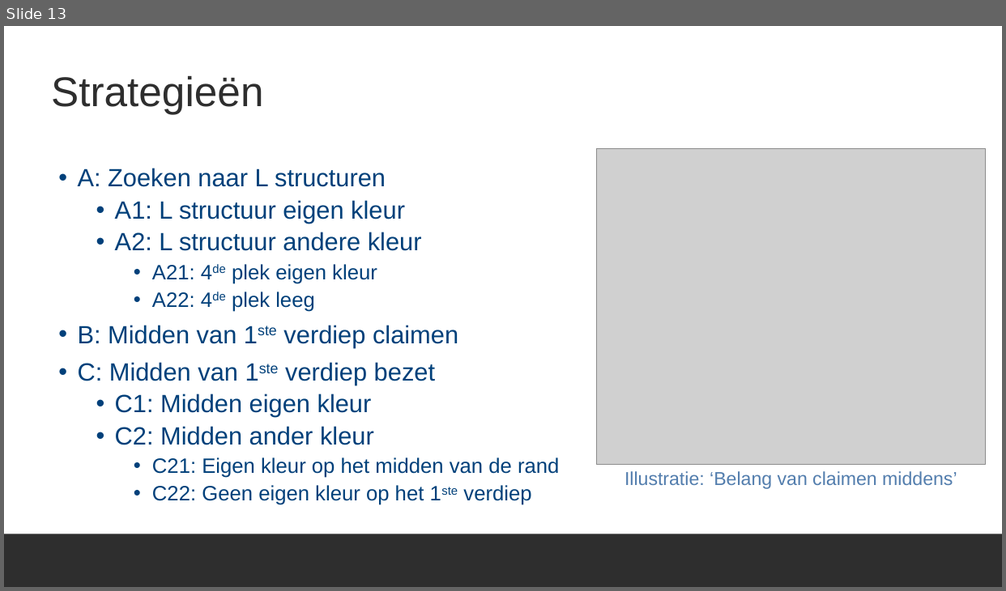
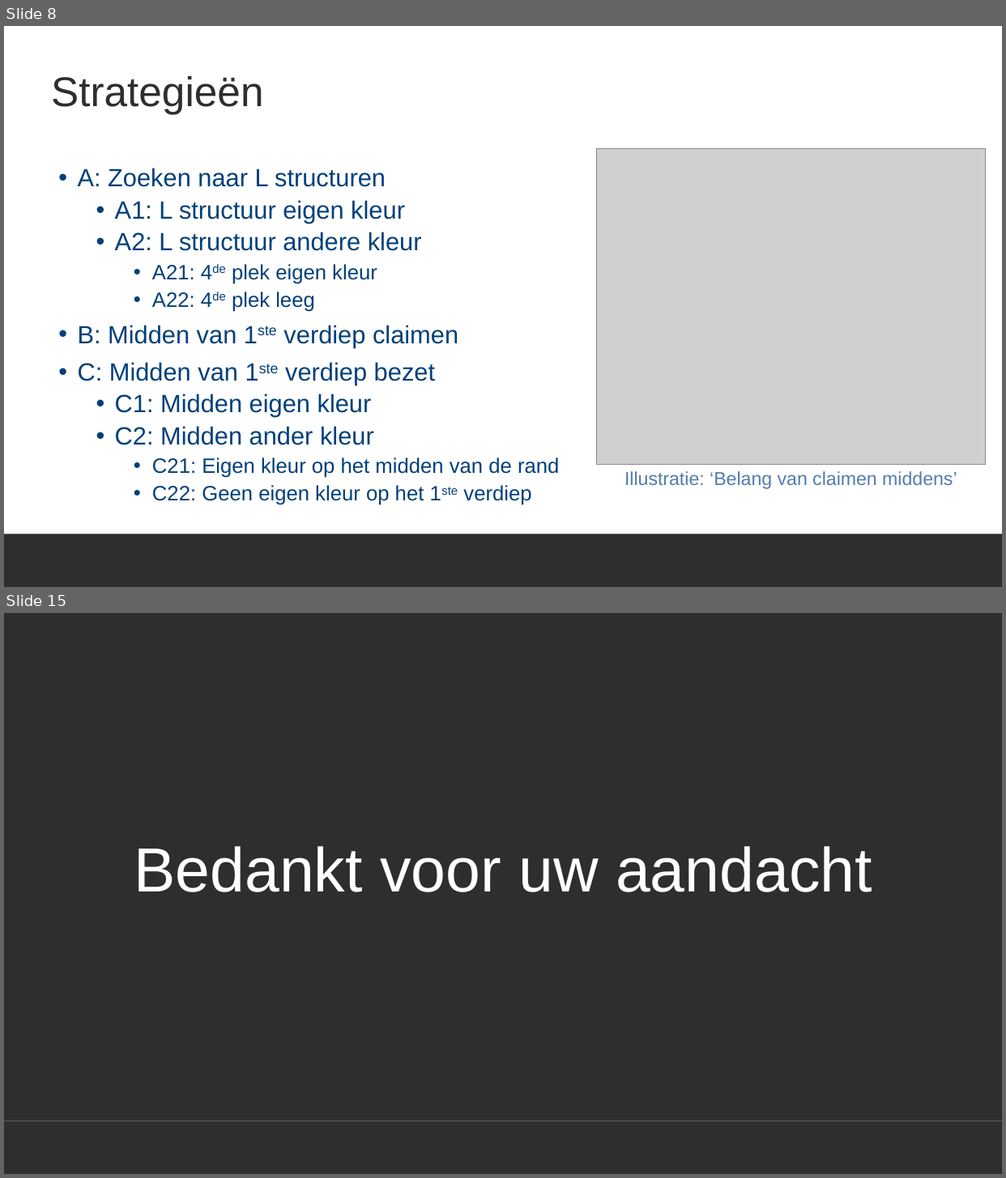
Before and after one commit to ro-per/PylosGamingBot, a slide deck: Presentation.pptx. Shown one above the other, each under a label of ours: slide 13 before the commit, slides 8 and 15 after it; the slides between them are not shown. The pictures are 1006x591 and 1006x1178 pixels, drawn with LibreOffice and Linux fonts; fonts in the diff are those of the drawing; grey boxes stand for pictures; background and template pictures are left out. Boxes give left, top, right and bottom in pixels: in the first picture for what was removed or moved away, otherwise in the second. Text is boxed around its words. In the diff, an @@ line names an element or a change of style, - is before the commit and + after.

```diff
--- a/Presentation.pptx
+++ b/Presentation.pptx
@@ slide 15 added at <box>4,613,1002,1174</box>, background #FFFFFF; not listed: 1 template element that a slide beside it also shows @@
@@ rectangle added at <box>4,613,1002,1122</box>, fill #2E2E2E @@
@@ title added at <box>134,846,872,892</box>, 60 pt, text #FFFFFF @@
+Bedankt voor uw aandacht
@@ what was slide 13 is now slide 8 @@
```
Also in this commit, not shown: 1 slide changed, 5 other slides added, 8 slides removed.
